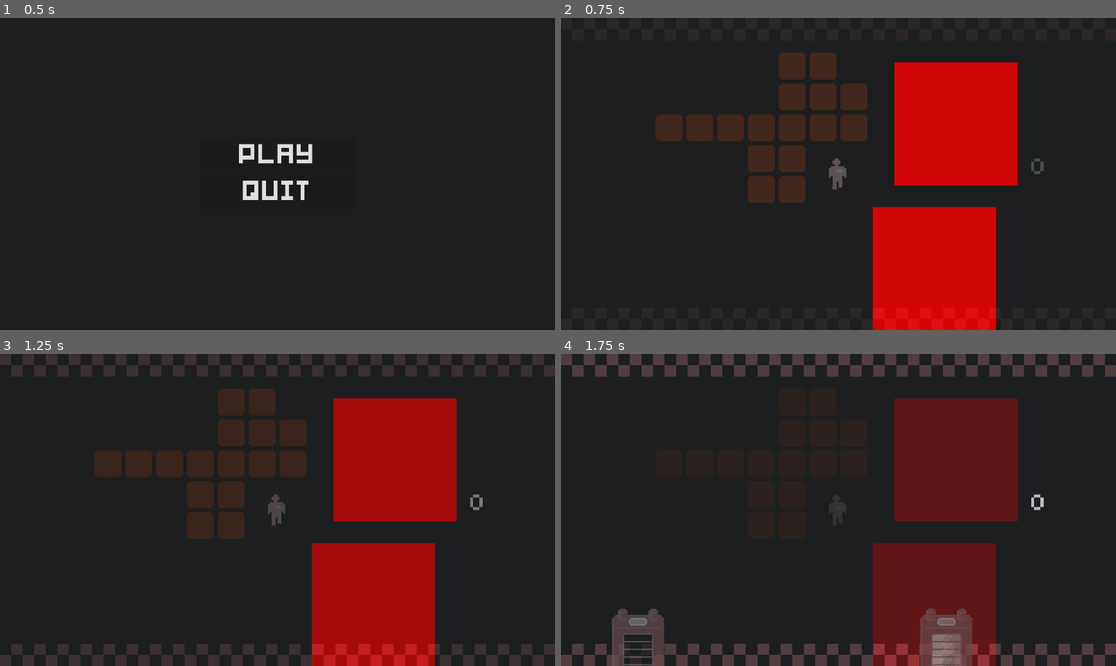
Above: before the commit, frames 1-4 (two rows, left to right).
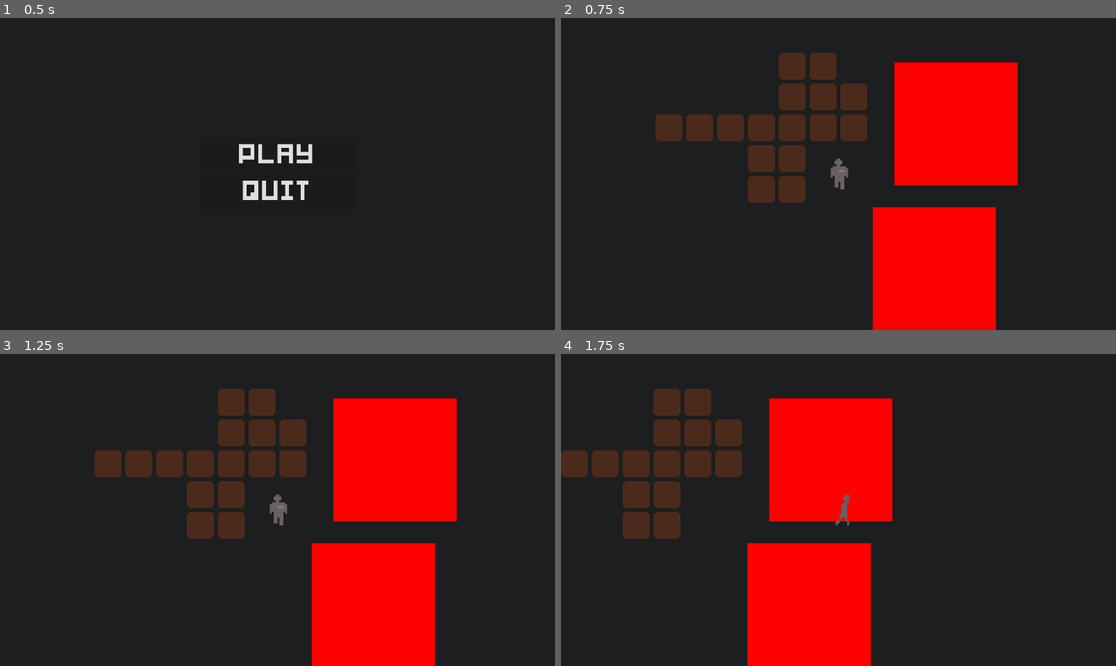
Above: after the commit, the same moments.

Repository: impstudio2024/gwj74
Game: Godot game, scene res://scenes/mainmenu.tscn
Same seed, same stepped clock (60 frames per second), same inputs: the game is played once before the commit and once after it. The engine's default icon, where the game draws it, is replaced by a stand-in: a white triangle on a blue panel in a dark square.
Inputs:
- Up to frame 1 (0.5 s): no input
- Up to frame 2 (0.75 s): click "PLAY" at 0.5 s
- Up to frame 3 (1.25 s): no input
- Up to frame 4 (1.75 s): tap Enter (ui_accept) at 1.25, 1.52 s; hold D (move_right) from 1.28 s (still down); tap E (interact) at 1.35 s

Frame 1 is identical in both runs. In frame 2, 18% of the frame differs, in the area x 48-87%, y 14-100%; in frame 3, 24%; in frame 4, 48%, in the area x 0-100%, y 0-100%.

Commit message:
question mark + global fix

Diff:
--- a/godotwildjam2024_2dtopdownhorror/scenes/minigames/battery_game/battery_game.gd
+++ b/godotwildjam2024_2dtopdownhorror/scenes/minigames/battery_game/battery_game.gd
@@ -39,6 +39,7 @@
 func next_iteration():
 	if counter == goal:
 		fade()
+		Global.batteries_completed = true
 	for child in $Batteries.get_children():
 		child.reparent($UsedBatteries)
 	$Batteries.add_child(load("res://scenes/minigames/battery_game/battery.tscn").instantiate())
--- a/godotwildjam2024_2dtopdownhorror/scenes/player.tscn
+++ b/godotwildjam2024_2dtopdownhorror/scenes/player.tscn
@@ -1,10 +1,11 @@
-[gd_scene load_steps=18 format=3 uid="uid://6quj6tmj4lo6"]
+[gd_scene load_steps=19 format=3 uid="uid://6quj6tmj4lo6"]
 
 [ext_resource type="Script" path="res://scripts/player.gd" id="1_jaktl"]
 [ext_resource type="Texture2D" uid="uid://dfju773am4dq1" path="res://assets/sprites/player_walking_front-Sheet.png" id="2_cetd5"]
 [ext_resource type="Texture2D" uid="uid://pieq7v72x58l" path="res://assets/sprites/player_walking_left-Sheet.png" id="3_l4px1"]
 [ext_resource type="Texture2D" uid="uid://bqbws8p55m765" path="res://assets/sprites/player_walking_right-Sheet.png" id="4_57wws"]
 [ext_resource type="Texture2D" uid="uid://c6084plqj63g8" path="res://assets/sprites/player_walking_back-Sheet.png" id="5_w2kyu"]
+[ext_resource type="Texture2D" uid="uid://c2l2j58ynlm0c" path="res://assets/sprites/interaction_sprite.png" id="6_2gqbr"]
 
 [sub_resource type="AtlasTexture" id="AtlasTexture_ucw0y"]
 atlas = ExtResource("2_cetd5")
@@ -118,3 +119,7 @@
 [node name="Collision" type="CollisionShape2D" parent="PlayerTransparencyController"]
 position = Vector2(-0.0139503, 6.86828)
 shape = SubResource("CircleShape2D_efsyn")
+
+[node name="InteractionSprite" type="Sprite2D" parent="."]
+position = Vector2(5, -9)
+texture = ExtResource("6_2gqbr")
--- a/godotwildjam2024_2dtopdownhorror/scenes/player_camera.tscn
+++ b/godotwildjam2024_2dtopdownhorror/scenes/player_camera.tscn
@@ -1,7 +1,6 @@
-[gd_scene load_steps=3 format=3 uid="uid://f8ud243oy7i6"]
+[gd_scene load_steps=2 format=3 uid="uid://f8ud243oy7i6"]
 
 [ext_resource type="Script" path="res://scripts/player_camera.gd" id="1_8l7kn"]
-[ext_resource type="PackedScene" uid="uid://b4ag2iie4lxw3" path="res://scenes/minigames/battery_game/battery_game.tscn" id="2_qwt8t"]
 
 [node name="PlayerCamera" type="Camera2D"]
 top_level = true
@@ -17,5 +16,3 @@
 offset_top = -115.0
 offset_right = 200.0
 offset_bottom = 120.0
-
-[node name="BatteryGame" parent="." instance=ExtResource("2_qwt8t")]
--- a/godotwildjam2024_2dtopdownhorror/scripts/player.gd
+++ b/godotwildjam2024_2dtopdownhorror/scripts/player.gd
@@ -7,6 +7,8 @@
 	pass
 
 func _process(delta):
+	$InteractionSprite.visible = false
+	show_interaction()
 	if controllable:
 		movement_controller()
 	hotkey_controller()
@@ -47,3 +49,8 @@
 			area.interact()
 			return true
 	return false
+
+func show_interaction():
+	for area in get_node("InteractionArea").get_overlapping_areas():
+		if area is InteractableObject:
+			$InteractionSprite.visible = true
Binary file added: godotwildjam2024_2dtopdownhorror/assets/sprites/interaction_sprite.png
Not shown, added: godotwildjam2024_2dtopdownhorror/assets/sprites/interaction_sprite.png.import
